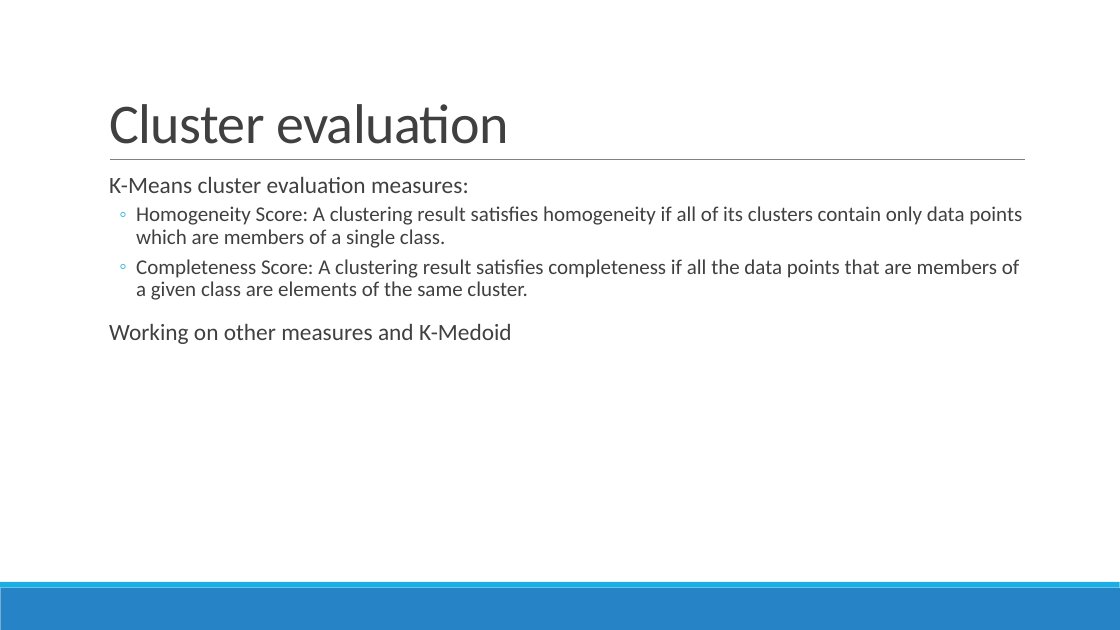
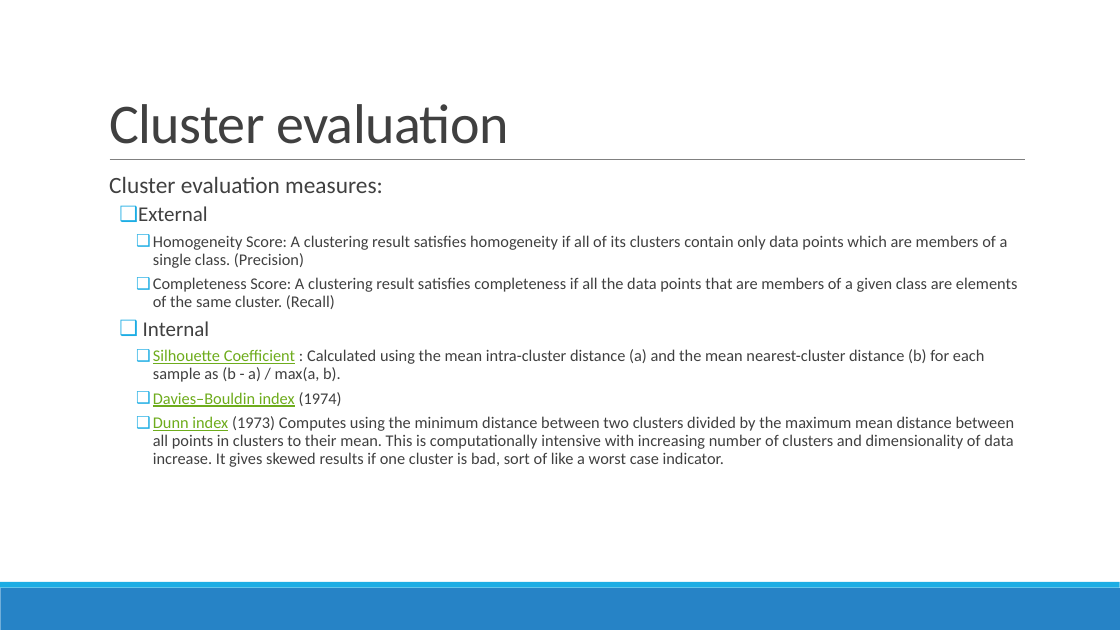
Before and after one commit to prajitdas/AndroidAnalytics, a slide deck: slide 8 of documentation/presentations/Google Play Store - Prajit.pptx (slide 9 before the commit). Drawn at 1120x630 pixels with LibreOffice and Linux fonts; fonts in the diff are those of the drawing. Boxes give left, top, right and bottom in pixels: in the first picture for what was removed or moved away, otherwise in the second. Text is boxed around its words. In the diff, an @@ line names an element or a change of style, - is before the commit and + after.

```diff
--- a/documentation/presentations/Google Play Store - Prajit.pptx
+++ b/documentation/presentations/Google Play Store - Prajit.pptx
@@ text at [109, 177, 1018, 467]: text changed; size 18 to 14 pt @@
-  K-Means cluster evaluation measures:
-  ◦ Homogeneity Score: A clustering result satisfies homogeneity if all of its clusters contain only data points which are members of a single class.
-  ◦ Completeness Score: A clustering result satisfies completeness if all the data points that are members of a given class are elements of the same cluster.
-  Working on other measures and K-Medoid
+  Cluster evaluation measures:
+  ❑ External
+    ❑ Homogeneity Score: A clustering result satisfies homogeneity if all of its clusters contain only data points which are members of a single class. (Precision)
+    ❑ Completeness Score: A clustering result satisfies completeness if all the data points that are members of a given class are elements of the same cluster. (Recall)
+  ❑ Internal
+    ❑ Silhouette Coefficient : Calculated using the mean intra-cluster distance (a) and the mean nearest-cluster distance (b) for each sample as (b - a) / max(a, b).
+    ❑ Davies–Bouldin index (1974)
+    ❑ Dunn index (1973) Computes using the minimum distance between two clusters divided by the maximum mean distance between all points in clusters to their mean. This is computationally intensive with increasing number of clusters and dimensionality of data increase. It gives skewed results if one cluster is bad, sort of like a worst case indicator.
```
Also in this commit, not shown: 9 other slides changed, 7 slides added, 3 slides removed, 4 other files.
